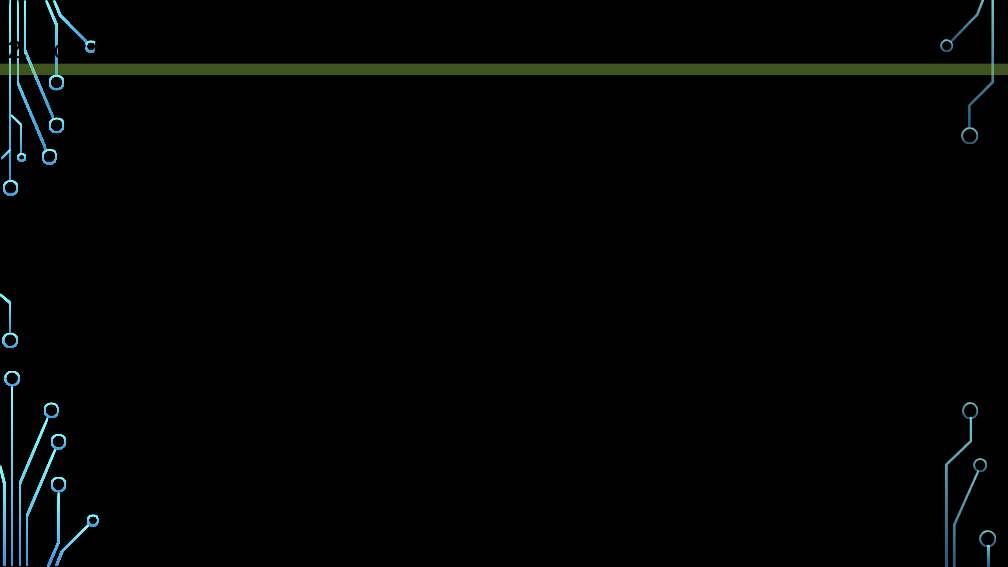
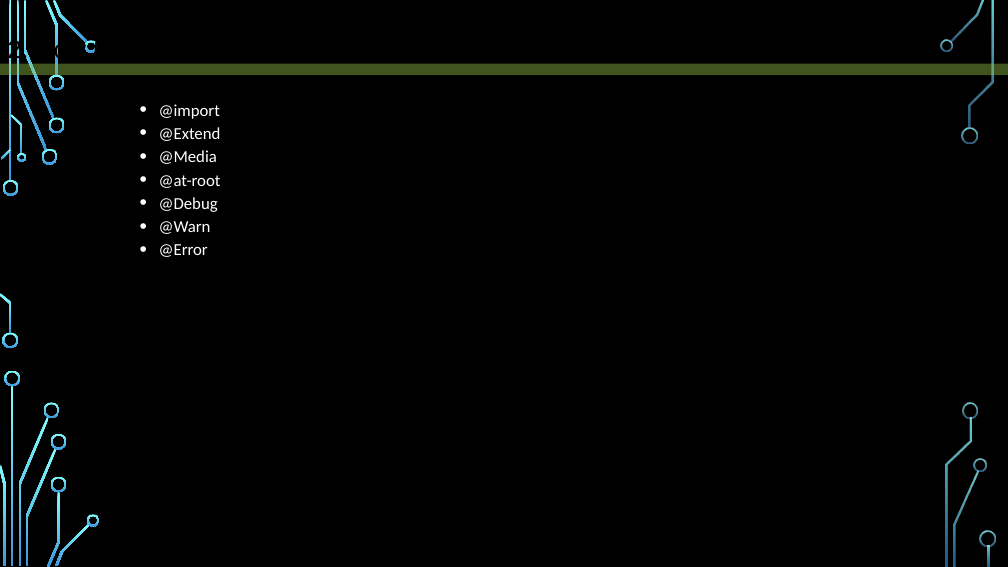
Before and after one commit to sanhdieux1/Note, a slide deck: slide 7 of SASS/presentation.pptx. Drawn at 1008x567 pixels with LibreOffice and Linux fonts; fonts in the diff are those of the drawing; background and template pictures are left out. Boxes give left, top, right and bottom in pixels: in the first picture for what was removed or moved away, otherwise in the second. Text is boxed around its words. In the diff, an @@ line names an element or a change of style, - is before the commit and + after.

```diff
--- a/SASS/presentation.pptx
+++ b/SASS/presentation.pptx
@@ text added at box(159, 104, 221, 257), 16 pt, text #FFFFFF @@
+  • @import
+  • @Extend
+  • @Media
+  • @at-root
+  • @Debug
+  • @Warn
+  • @Error
```
Also in this commit, not shown: 3 other slides changed, 3 other files.
